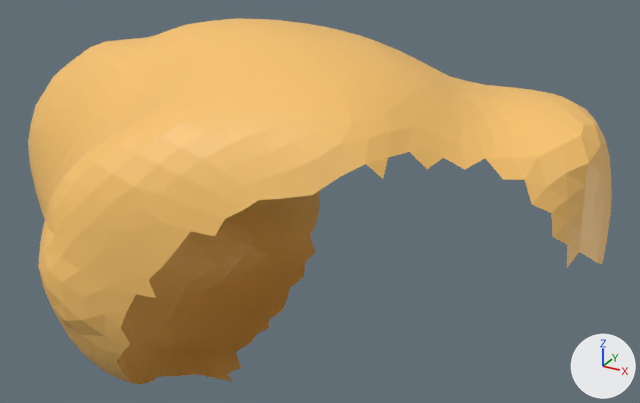
An edit to the glTF model artifacts/case_C0001/aneurysm.glb, drawn before and after from the same camera.
Rendered twice from a 50 mm lens placed at (45.65, -50.12, 52.78), pointed at (40.38, -40.54, 47.99). Every picture has the same lights, and +X, +Y and +Z are marked at lower right. The older version comes first. Where no turn or scale is listed for an object, it has been applied to the vertices.

Names of what the first picture shows: 'geometry_0'.
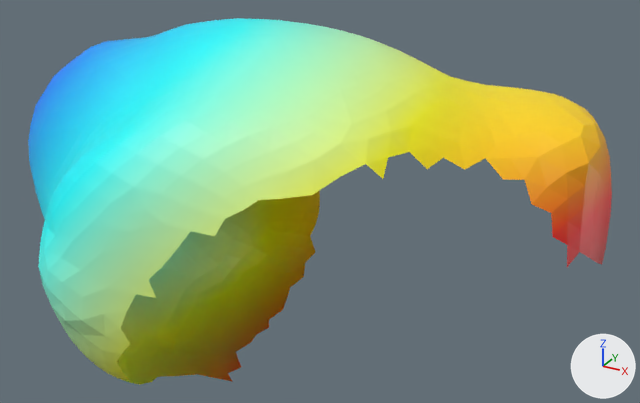
Boxes [x1, y1, x2, y2] around the edits, measured in the pictures (640 x 403 px):
part 1 of me_geometry_0, recoloured (orange to cyan): [33, 18, 306, 306] in both
part 2 of me_geometry_0, recoloured (orange to green): [46, 23, 421, 363] in both
part 3 of me_geometry_0, recoloured (orange to yellow): [88, 57, 612, 385] in both
part 4 of me_geometry_0, recoloured (orange to blue): [28, 34, 158, 186] in both

Patch to the scene script:
```diff
--- a/artifacts/case_C0001/aneurysm.glb.py
+++ b/artifacts/case_C0001/aneurysm.glb.py
@@ me_geometry_0 @@
 me_geometry_0.from_pydata(...)  # 1200 vertices, 2303 faces; spans x 35.85..44.02, y -43.81..-37.99, z 45.12..50.38
 # used by ob_geometry_0; location = (0.0, 0.0, 0.0)
+# me_geometry_0 part 1: 623 faces centred in x 36.12..40.28, y -43.8..-39.11, z 46.11..50.38 are repainted in the vertex colours; the middle colour goes from orange #f9c46c to cyan #00fbff
+# me_geometry_0 part 2: 626 faces centred in x 36.65..41.75, y -43.81..-38.54, z 45.26..50.34 are repainted in the vertex colours; the middle colour goes from orange #f9c46c to green #beffb8
+# me_geometry_0 part 3: 773 faces centred in x 37.33..44.01, y -43.59..-38.06, z 45.12..49.98 are repainted in the vertex colours; the middle colour goes from orange #f9c46c to yellow #ffe200
+# me_geometry_0 part 4: 281 faces centred in x 35.88..38.1, y -42.17..-39.56, z 47.46..50.06 are repainted in the vertex colours; the middle colour goes from orange #f9c46c to blue #00a5ff
 me_geometry_0.materials.append(mat_defaultmaterial)
```
